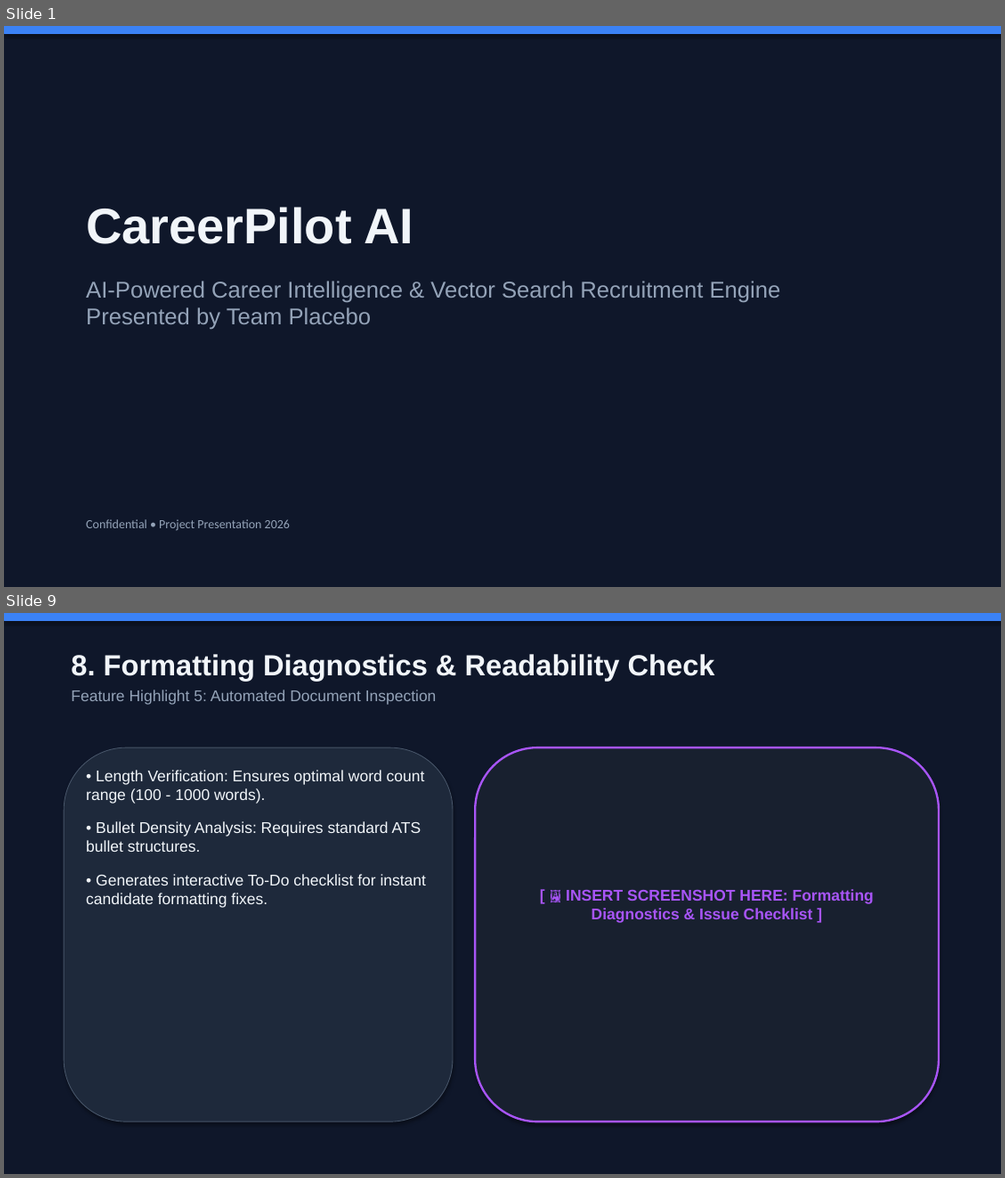
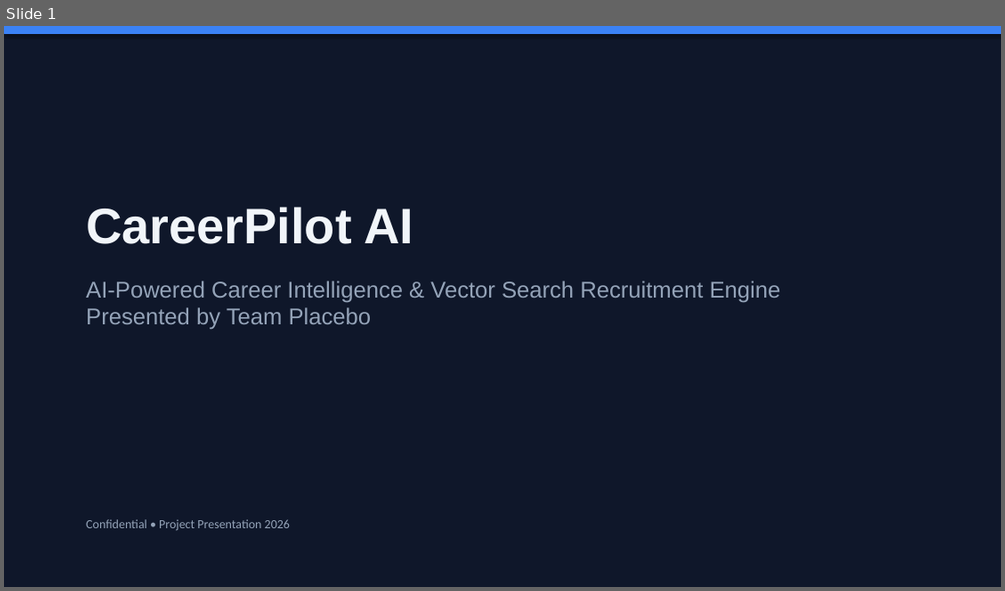
Before and after one commit to RudranshKadiveti/Team-Placebo, a slide deck: CareerPilot_AI_Presentation.pptx. Shown one above the other, each under a label of ours: slides 1 and 9 before the commit, slide 1 after it; the slides between them are not shown. The pictures are 1005x1178 and 1005x591 pixels, drawn with LibreOffice and Linux fonts; fonts in the diff are those of the drawing. Boxes give left, top, right and bottom in pixels: in the first picture for what was removed or moved away, otherwise in the second. Text is boxed around its words. In the diff, an @@ line names an element or a change of style, - is before the commit and + after.

```diff
--- a/CareerPilot_AI_Presentation.pptx
+++ b/CareerPilot_AI_Presentation.pptx
@@ slide 9 removed at <box>4,613,1001,1174</box>, background #FFFFFF @@
@@ rectangle removed at <box>4,613,1001,1174</box> @@
@@ rectangle removed at <box>4,613,1001,620</box> @@
@@ text removed at <box>71,654,715,705</box> @@
-8. Formatting Diagnostics & Readability Check
-Feature Highlight 5: Automated Document Inspection
@@ rounded rectangle removed at <box>64,747,453,1121</box> @@
@@ text removed at <box>86,770,427,908</box> @@
-• Length Verification: Ensures optimal word count range (100 - 1000 words).
-• Bullet Density Analysis: Requires standard ATS bullet structures.
-• Generates interactive To-Do checklist for instant candidate formatting fixes.
@@ rounded rectangle removed at <box>475,747,938,1121</box> @@
@@ text removed at <box>566,889,874,923</box> @@
-[ 🖼️ INSERT SCREENSHOT HERE: Formatting Diagnostics & Issue Checklist ]
```
Also in this commit, not shown: 8 slides changed, 6 slides added, 6 other slides removed, 1 other file.
